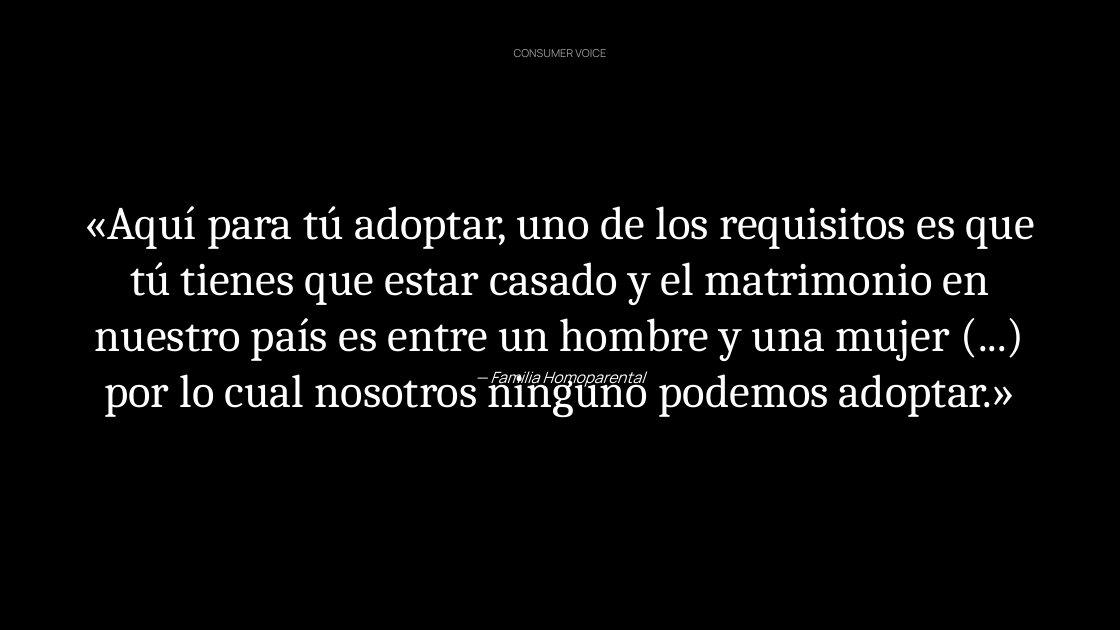
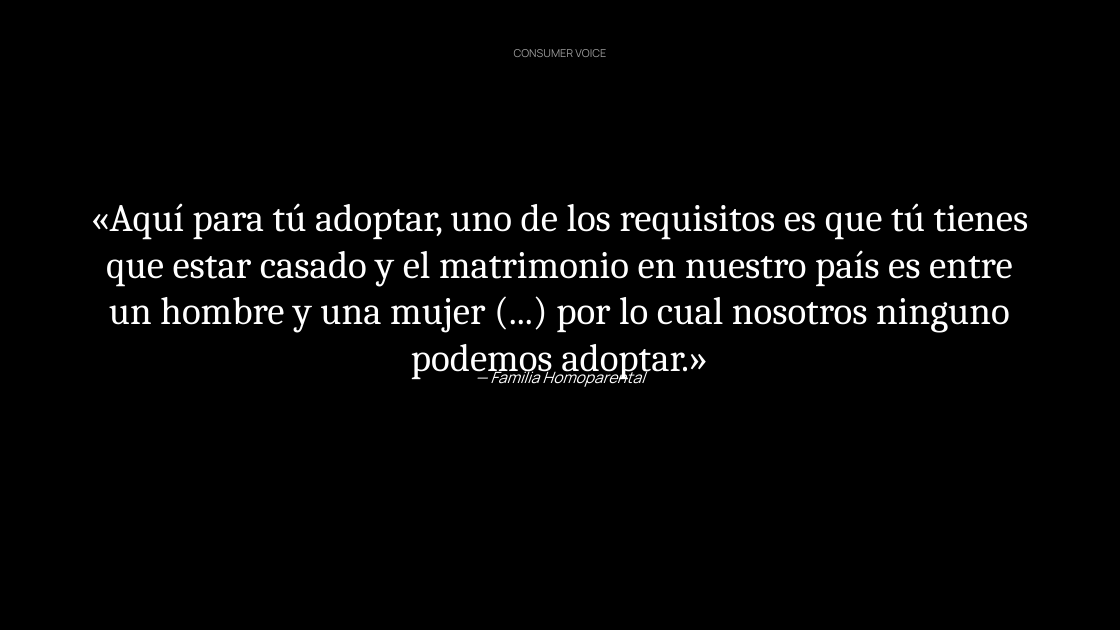
Before and after one commit to jeremyninja/c-digocasa-cerebro, a slide deck: slide 2 of Agentes Hallazgos/sistema-de-creencias-deck-flat.pptx. Drawn at 1120x630 pixels with LibreOffice and Linux fonts; fonts in the diff are those of the drawing. Boxes give left, top, right and bottom in pixels: in the first picture for what was removed or moved away, otherwise in the second. Text is boxed around its words. In the diff, an @@ line names an element or a change of style, - is before the commit and + after.

```diff
--- a/Agentes Hallazgos/sistema-de-creencias-deck-flat.pptx
+++ b/Agentes Hallazgos/sistema-de-creencias-deck-flat.pptx
@@ text "«Aquí para tú adoptar, uno ..." at (91, 203, 1029, 381): size 60 to 50 pt @@
```
Also in this commit, not shown: 8 other slides changed, 6 other files.
